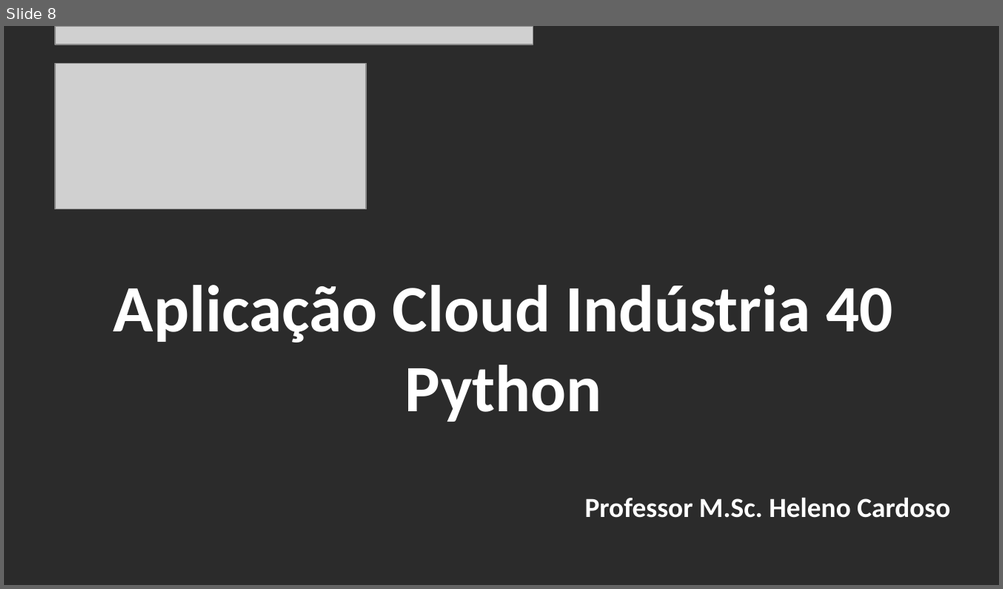
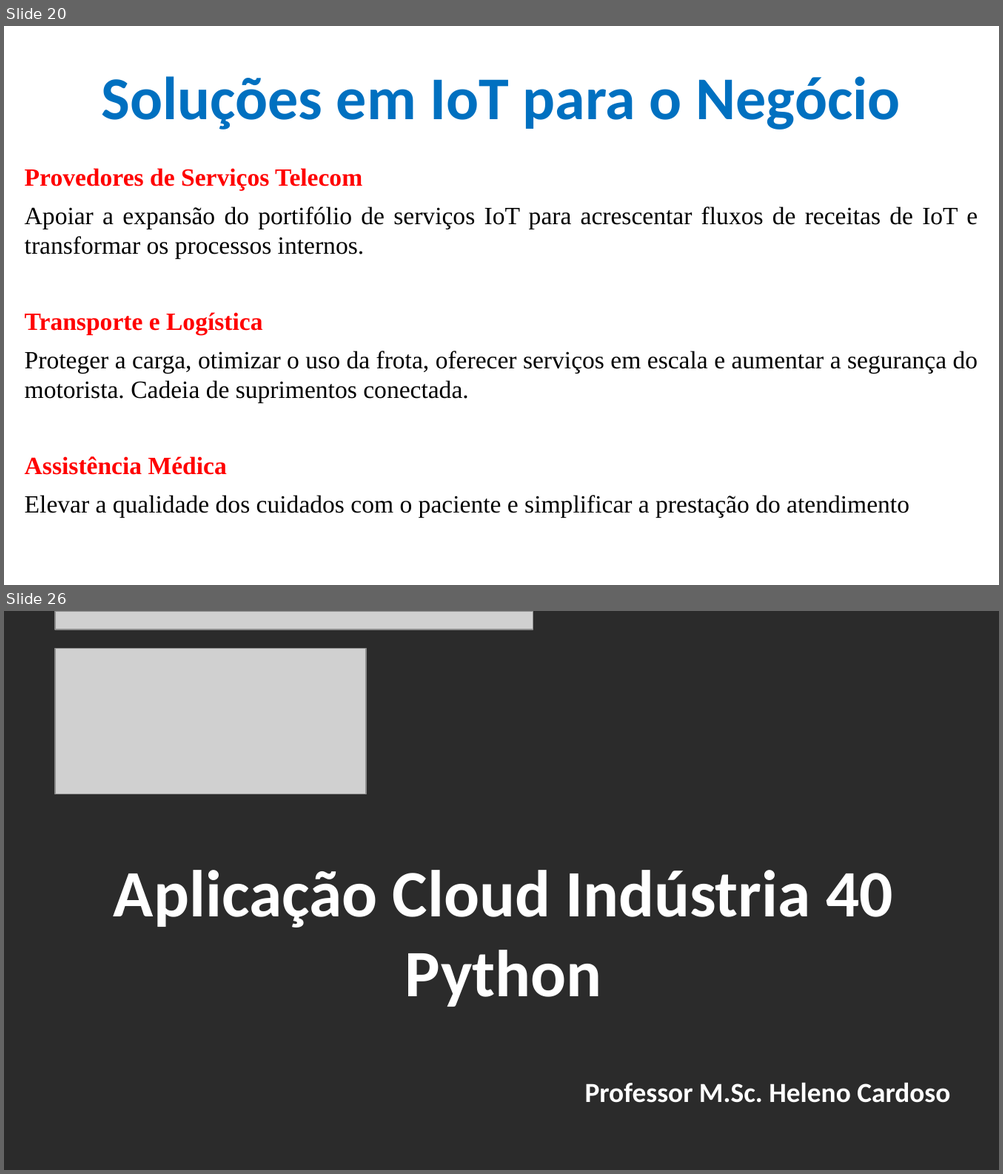
Before and after one commit to CloudEducationBrazil/WydenArea1AplicacaoCloudIndustria40Python, a slide deck: 01 Classes/Aula 09 - Aplicação Cloud Indústria 40 Python IoT - Integração Cloud IoT Características Relevantes.pptx. Shown one above the other, each under a label of ours: slide 8 before the commit, slides 20 and 26 after it; the slides between them are not shown. The pictures are 1003x589 and 1003x1174 pixels, drawn with LibreOffice and Linux fonts; fonts in the diff are those of the drawing; grey boxes stand for pictures; background and template pictures are left out; a plain dark background stands for a picture behind light text. Boxes give left, top, right and bottom in pixels: in the first picture for what was removed or moved away, otherwise in the second. Text is boxed around its words. In the diff, an @@ line names an element or a change of style, - is before the commit and + after.

```diff
--- a/01 Classes/Aula 09 - Aplicação Cloud Indústria 40 Python IoT - Integração Cloud IoT Características Relevantes.pptx
+++ b/01 Classes/Aula 09 - Aplicação Cloud Indústria 40 Python IoT - Integração Cloud IoT Características Relevantes.pptx
@@ slide 20 added at (4, 26, 999, 585), background picture (left out) @@
@@ title added at (101, 76, 899, 130), 44 pt, text #0070C0, bold @@
+Soluções em IoT para o Negócio
@@ text added at (25, 168, 978, 517), 18 pt, text #000000 @@
+Provedores de Serviços Telecom
+Apoiar a expansão do portifólio de serviços IoT para acrescentar fluxos de receitas de IoT e transformar os processos internos.
+Transporte e Logística
+Proteger a carga, otimizar o uso da frota, oferecer serviços em escala e aumentar a segurança do motorista. Cadeia de suprimentos conectada.
+Assistência Médica
+Elevar a qualidade dos cuidados com o paciente e simplificar a prestação do atendimento
@@ what was slide 8 is now slide 26 @@
```
Also in this commit, not shown: 5 slides changed, 19 other slides added, 2 slides removed, 4 other files.
